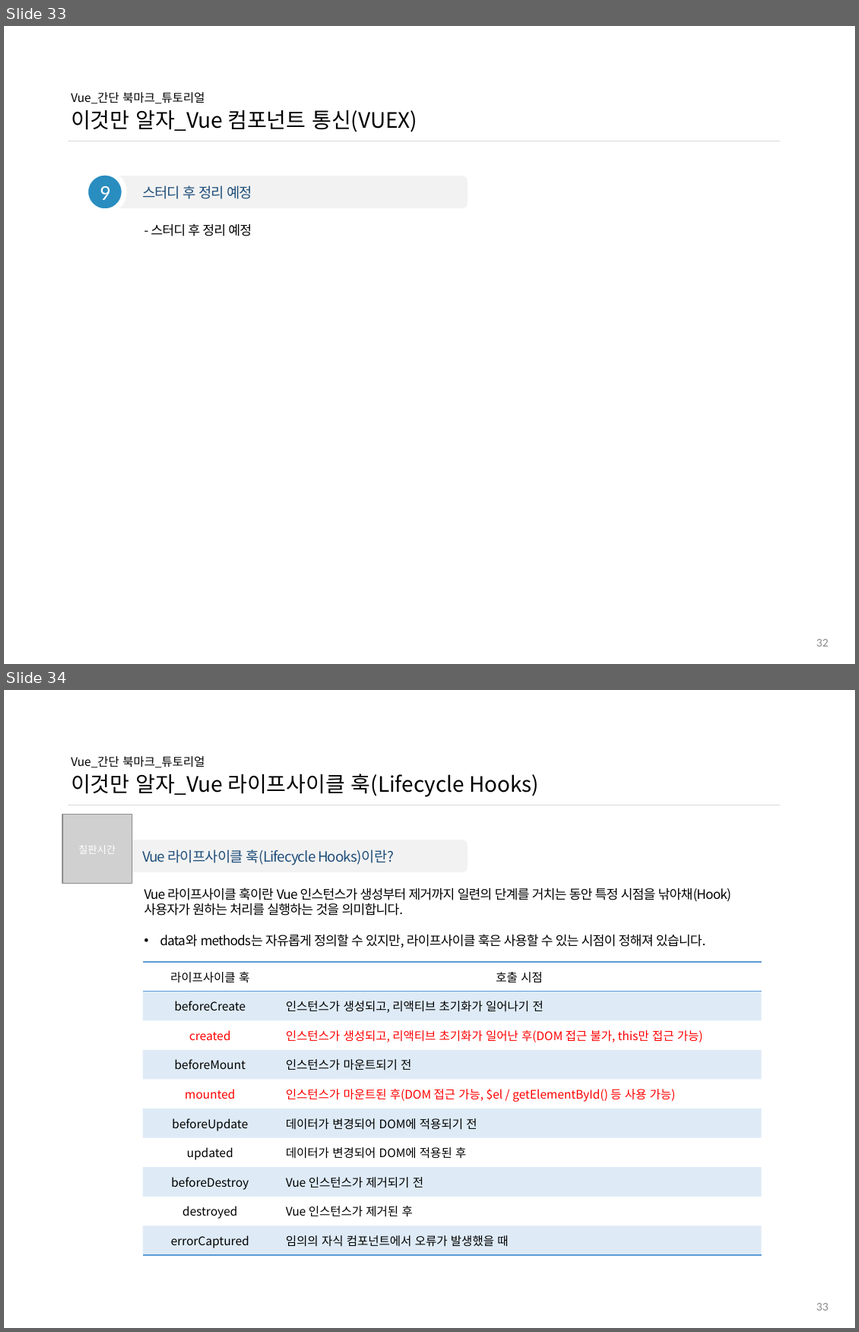
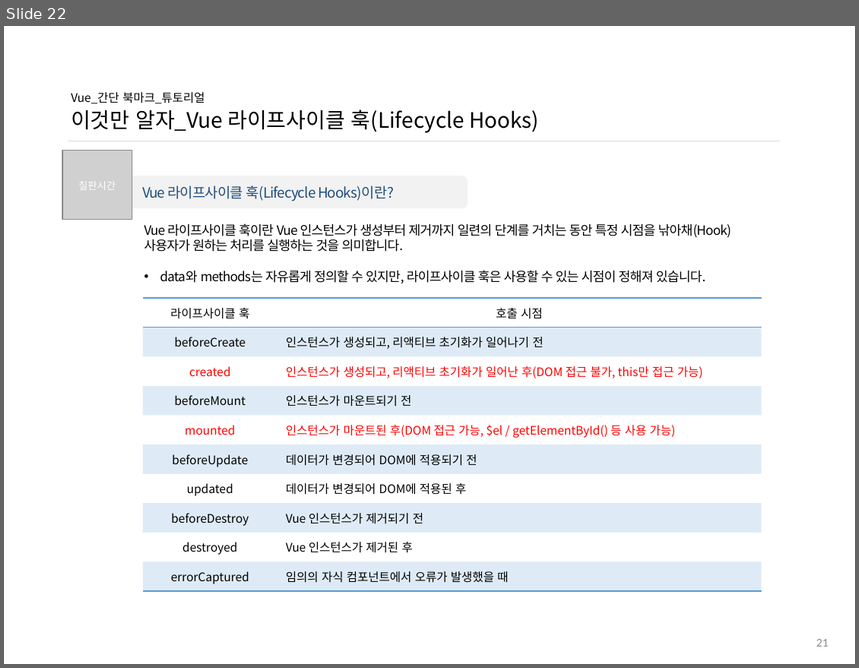
Before and after one commit to ddowon/vueStudy, a slide deck: 01.참고자료/190827_간단 북마크 만들기.pptx. Shown one above the other, each under a label of ours: slides 33 and 34 before the commit, slide 22 after it. The pictures are 859x1332 and 859x668 pixels, drawn with LibreOffice and Linux fonts; fonts in the diff are those of the drawing; grey boxes stand for pictures; background and template pictures are left out. Boxes give left, top, right and bottom in pixels: in the first picture for what was removed or moved away, otherwise in the second. Text is boxed around its words. In the diff, an @@ line names an element or a change of style, - is before the commit and + after.

```diff
--- a/01.참고자료/190827_간단 북마크 만들기.pptx
+++ b/01.참고자료/190827_간단 북마크 만들기.pptx
@@ slide 33 removed at [4, 26, 855, 664], background #FFFFFF @@
@@ title removed at [71, 92, 417, 132] @@
-Vue_간단 북마크_튜토리얼
-이것만 알자_Vue 컴포넌트 통신(VUEX)
@@ line removed from (68, 141) to (780, 141) @@
@@ ellipse removed at [86, 173, 124, 211] @@
-9
@@ rounded rectangle removed at [107, 176, 468, 208] @@
-스터디 후 정리 예정
@@ text removed at [151, 224, 252, 237] @@
-- 스터디 후 정리 예정
@@ page number removed at [816, 639, 829, 647] @@
-32
@@ what was slide 34 is now slide 22 @@
@@ page number at [816, 639, 829, 647]: text changed @@
-33
+21
```
Also in this commit, not shown: 11 other slides removed, 1 other file.
